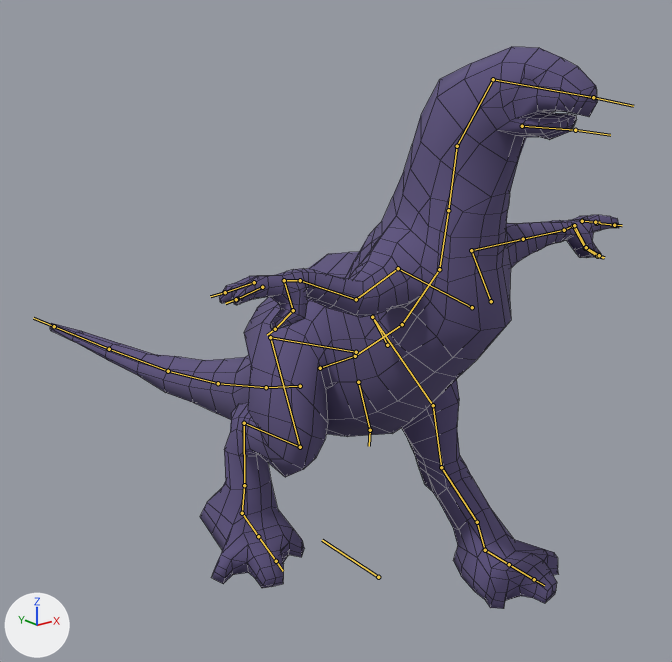
Two versions of the Blender file rigs/kaiju/animation-kaiju-walk.blend, one commit apart.
Camera for both pictures: a camera (50 mm lens) standing at (-2.24, -2.52, 2.11) and looking at (0.39, 0.77, 0.8). Lighting does not change. The marker at lower left points along +X, +Y and +Z. Both versions are drawn at frame 52 of the action 'Walk'; the numbers are the values there. The bones that bend it are drawn over the model as lines. Mesh edges are drawn as thin lines.

In view in the first picture: 'Dinosaur'.
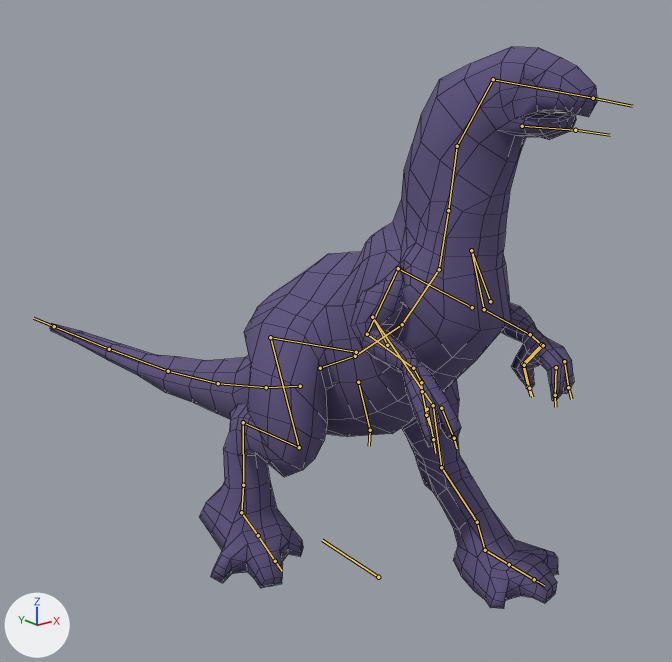
Location of each change, [x1, y1, x2, y2] in pixels of the pictures (672 x 662 px):
'Dinosaur', posed: before [50, 47, 619, 609]; after [50, 47, 597, 609]
bone 'DRV_Bone', root to tip: before (596, 223) to (614, 225); after (556, 367) to (555, 395)
bone 'DRV_Bone.002', root to tip: before (582, 221) to (595, 222); after (564, 361) to (568, 387)

The edits, one by one:
Bone 'CTRL_Arm_L' (bone_ctrl_arm_l) moves from (0.0, 0.0, 0.0) to (-0.148, 0.367, -0.308).
Bone 'CTRL_Arm_L' (bone_ctrl_arm_l) turns from (0, 0, 0) to (35, 1, -87) degrees about its own x, y and z.
Bone 'DRV_Bone' (bone_drv_bone) turns from (0, 0, 0) to (-34, -3, 8) degrees about its own x, y and z.
Bone 'DRV_Bone.002' (bone_drv_bone_002) turns from (0, 0, 0) to (-34, 5, 5) degrees about its own x, y and z.
Bone 'DRV_Back_Leg_Foot_1_R.002' (bone_drv_back_leg_foot_1_r_002) turns from (0, 0, 0) to (3, 0, 0) degrees about its own x, y and z.
Bone 'CTRL_Arm_R' (bone_ctrl_arm_r) moves from (0.0, 0.0, 0.0) to (0.117, 0.368, -0.323).
Bone 'CTRL_Arm_R' (bone_ctrl_arm_r) turns from (0, 0, 0) to (49, -1, 87) degrees about its own x, y and z.
Bone 'DRV_DRV_Front_Leg_Ankle_R.005' (bone_drv_drv_front_leg_ankle_r_005) turns from (0, 0, 0) to (-3, 0, -1) degrees about its own x, y and z.
Bone 'DRV_DRV_Front_Leg_Ankle_R.007' (bone_drv_drv_front_leg_ankle_r_007) turns from (0, 0, 0) to (-3, 0, -1) degrees about its own x, y and z.
